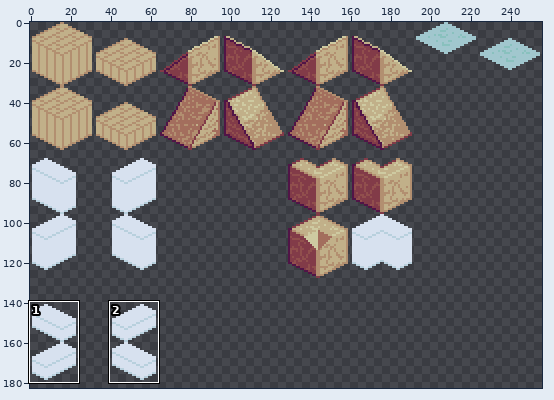
One commit to this pixel-art file: Wooft/Assets/Sprites/Wooft_Isometric_Tiles_Base.aseprite. Above: a wide view before the commit, with the close-up outlined.
Close-up. Before:
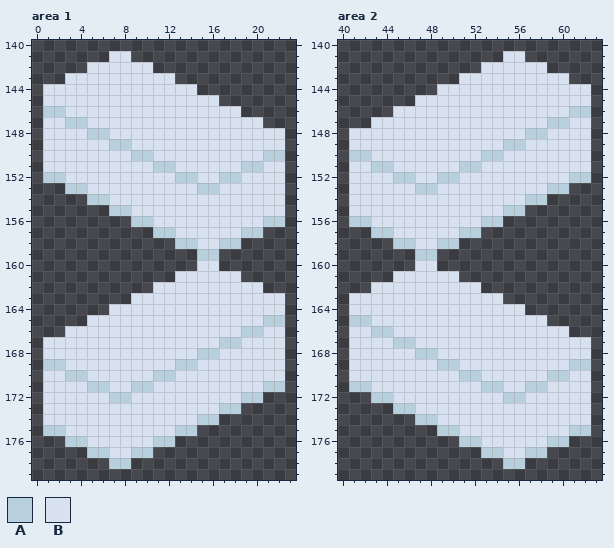
256x256 pixels, 1 frame. Shown: area 1: x 0..23, y 140..179; area 2: x 40..63, y 140..179. The wide view leaves out empty margins. The commit also changed other parts of the picture, which this record leaves out.
Palette (. is transparent): A #b8d0dd  B #d7e1ef
Pixels before, area 1, first column x 1:
141 ......BB..............
142 ....BBBBBB............
143 ..BBBBBBBBBB..........
144 BBBBBBBBBBBBBB........
145 BBBBBBBBBBBBBBBB......
146 AABBBBBBBBBBBBBBBB....
147 BBAABBBBBBBBBBBBBBBB..
148 BBBBAABBBBBBBBBBBBBBBB
149 BBBBBBAABBBBBBBBBBBBBB
150 BBBBBBBBAABBBBBBBBBBAA
151 BBBBBBBBBBAABBBBBBAABB
152 AABBBBBBBBBBAABBAABBBB
153 ..AABBBBBBBBBBAABBBBBB
154 ....AABBBBBBBBBBBBBBBB
155 ......AABBBBBBBBBBBBBB
156 ........AABBBBBBBBBBAA
157 ..........AABBBBBBAA..
158 ............AABBAA....
159 ..............AA......
160 ..............BB......
161 ............BBBBBB....
162 ..........BBBBBBBBBB..
163 ........BBBBBBBBBBBBBB
164 ......BBBBBBBBBBBBBBBB
165 ....BBBBBBBBBBBBBBBBAA
166 ..BBBBBBBBBBBBBBBBAABB
167 BBBBBBBBBBBBBBBBAABBBB
168 BBBBBBBBBBBBBBAABBBBBB
169 AABBBBBBBBBBAABBBBBBBB
170 BBAABBBBBBAABBBBBBBBBB
171 BBBBAABBAABBBBBBBBBBAA
172 BBBBBBAABBBBBBBBBBAA..
173 BBBBBBBBBBBBBBBBAA....
174 BBBBBBBBBBBBBBAA......
175 AABBBBBBBBBBAA........
176 ..AABBBBBBAA..........
177 ....AABBAA............
178 ......AA..............
Pixels before, area 2, first column x 41:
141 ..............BB......
142 ............BBBBBB....
143 ..........BBBBBBBBBB..
144 ........BBBBBBBBBBBBBB
145 ......BBBBBBBBBBBBBBBB
146 ....BBBBBBBBBBBBBBBBAA
147 ..BBBBBBBBBBBBBBBBAABB
148 BBBBBBBBBBBBBBBBAABBBB
149 BBBBBBBBBBBBBBAABBBBBB
150 AABBBBBBBBBBAABBBBBBBB
151 BBAABBBBBBAABBBBBBBBBB
152 BBBBAABBAABBBBBBBBBBAA
153 BBBBBBAABBBBBBBBBBAA..
154 BBBBBBBBBBBBBBBBAA....
155 BBBBBBBBBBBBBBAA......
156 AABBBBBBBBBBAA........
157 ..AABBBBBBAA..........
158 ....AABBAA............
159 ......AA..............
160 ......BB..............
161 ....BBBBBB............
162 ..BBBBBBBBBB..........
163 BBBBBBBBBBBBBB........
164 BBBBBBBBBBBBBBBB......
165 AABBBBBBBBBBBBBBBB....
166 BBAABBBBBBBBBBBBBBBB..
167 BBBBAABBBBBBBBBBBBBBBB
168 BBBBBBAABBBBBBBBBBBBBB
169 BBBBBBBBAABBBBBBBBBBAA
170 BBBBBBBBBBAABBBBBBAABB
171 AABBBBBBBBBBAABBAABBBB
172 ..AABBBBBBBBBBAABBBBBB
173 ....AABBBBBBBBBBBBBBBB
174 ......AABBBBBBBBBBBBBB
175 ........AABBBBBBBBBBAA
176 ..........AABBBBBBAA..
177 ............AABBAA....
178 ..............AA......
After:
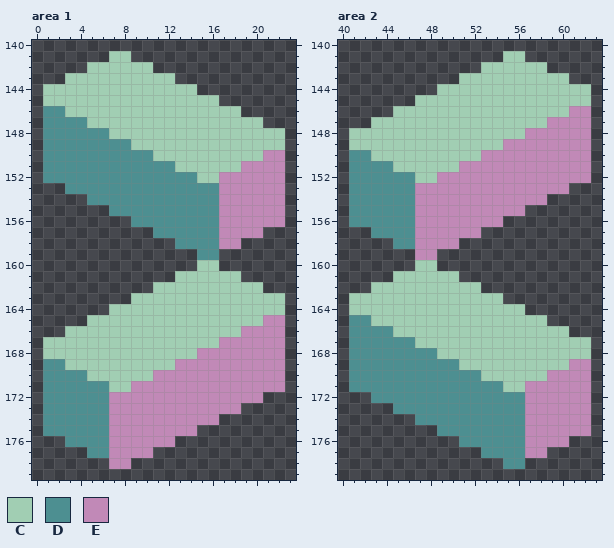
Colours new in this view: C #a1ceb3  D #4d8f91  E #c189b7
Diff:
layer "Normal" now shown
Changed rows in their new state; - is an unchanged pixel.
Area 1, layer "Normal":
first column x 1:
141 ------CC--------------
142 ----CCCCCC------------
143 --CCCCCCCCCC----------
144 CCCCCCCCCCCCCC--------
145 CCCCCCCCCCCCCCCC------
146 DDCCCCCCCCCCCCCCCC----
147 DDDDCCCCCCCCCCCCCCCC--
148 DDDDDDCCCCCCCCCCCCCCCC
149 DDDDDDDDCCCCCCCCCCCCCC
150 DDDDDDDDDDCCCCCCCCCCEE
151 DDDDDDDDDDDDCCCCCCEEEE
152 DDDDDDDDDDDDDDCCEEEEEE
153 --DDDDDDDDDDDDDDEEEEEE
154 ----DDDDDDDDDDDDEEEEEE
155 ------DDDDDDDDDDEEEEEE
156 --------DDDDDDDDEEEEEE
157 ----------DDDDDDEEEE--
158 ------------DDDDEE----
159 --------------DD------
160 --------------CC------
161 ------------CCCCCC----
162 ----------CCCCCCCCCC--
163 --------CCCCCCCCCCCCCC
164 ------CCCCCCCCCCCCCCCC
165 ----CCCCCCCCCCCCCCCCEE
166 --CCCCCCCCCCCCCCCCEEEE
167 CCCCCCCCCCCCCCCCEEEEEE
168 CCCCCCCCCCCCCCEEEEEEEE
169 DDCCCCCCCCCCEEEEEEEEEE
170 DDDDCCCCCCEEEEEEEEEEEE
171 DDDDDDCCEEEEEEEEEEEEEE
172 DDDDDDEEEEEEEEEEEEEE--
173 DDDDDDEEEEEEEEEEEE----
174 DDDDDDEEEEEEEEEE------
175 DDDDDDEEEEEEEE--------
176 --DDDDEEEEEE----------
177 ----DDEEEE------------
178 ------EE--------------
Area 2, layer "Normal":
first column x 41:
141 --------------CC------
142 ------------CCCCCC----
143 ----------CCCCCCCCCC--
144 --------CCCCCCCCCCCCCC
145 ------CCCCCCCCCCCCCCCC
146 ----CCCCCCCCCCCCCCCCEE
147 --CCCCCCCCCCCCCCCCEEEE
148 CCCCCCCCCCCCCCCCEEEEEE
149 CCCCCCCCCCCCCCEEEEEEEE
150 DDCCCCCCCCCCEEEEEEEEEE
151 DDDDCCCCCCEEEEEEEEEEEE
152 DDDDDDCCEEEEEEEEEEEEEE
153 DDDDDDEEEEEEEEEEEEEE--
154 DDDDDDEEEEEEEEEEEE----
155 DDDDDDEEEEEEEEEE------
156 DDDDDDEEEEEEEE--------
157 --DDDDEEEEEE----------
158 ----DDEEEE------------
159 ------EE--------------
160 ------CC--------------
161 ----CCCCCC------------
162 --CCCCCCCCCC----------
163 CCCCCCCCCCCCCC--------
164 CCCCCCCCCCCCCCCC------
165 DDCCCCCCCCCCCCCCCC----
166 DDDDCCCCCCCCCCCCCCCC--
167 DDDDDDCCCCCCCCCCCCCCCC
168 DDDDDDDDCCCCCCCCCCCCCC
169 DDDDDDDDDDCCCCCCCCCCEE
170 DDDDDDDDDDDDCCCCCCEEEE
171 DDDDDDDDDDDDDDCCEEEEEE
172 --DDDDDDDDDDDDDDEEEEEE
173 ----DDDDDDDDDDDDEEEEEE
174 ------DDDDDDDDDDEEEEEE
175 --------DDDDDDDDEEEEEE
176 ----------DDDDDDEEEE--
177 ------------DDDDEE----
178 --------------DD------
